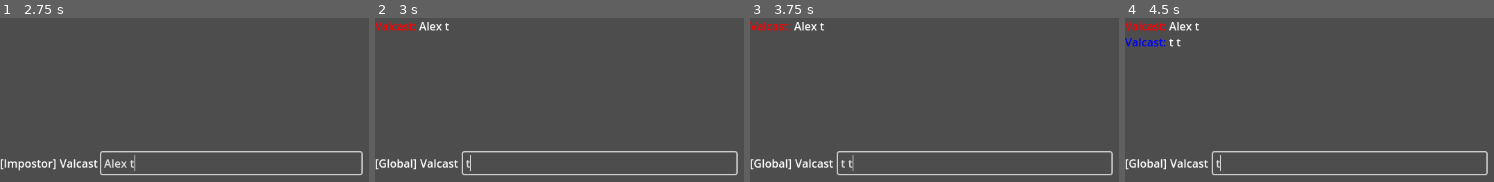
Above: before the commit, frames 1-4 (left to right).
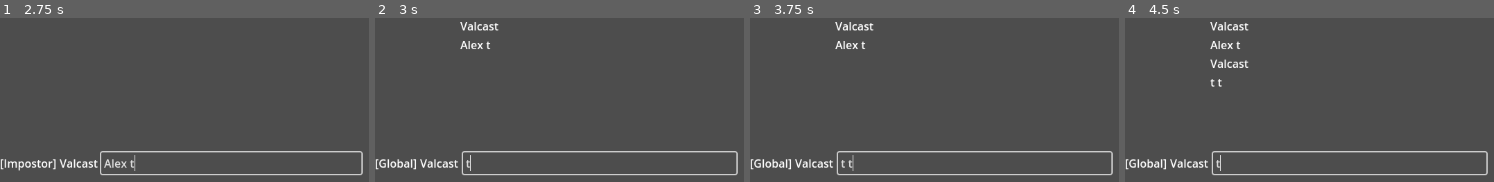
Above: after the commit, the same moments.

Repository: igorzasty2/wzimongus
Game: Godot game, scene res://scenes/ui/chat/chat.tscn
Two runs of this game, one before a commit and one after it. Both use one fixed random seed, a clock stepped at 60 frames per second and the inputs below. The project has no main scene, so this scene is started directly.
Inputs (mouse positions are in pixels of both pictures, inside the frame that each line leads up to):
- Up to frame 1 (2.75 s): tap Enter at 0.5 s; hold Tab (chat_change_group) 0.53-1.25 s; tap T (chat_open) at 0.6, 2.1 s; click (232, 163) at 1.27 s; type "Alex" at 1.35 s; tap Space at 2 s
- Up to frame 2 (3 s): tap Enter at 2.75 s; hold Tab (chat_change_group) from 2.78 s (still down); tap T (chat_open) at 2.85 s
- Up to frame 3 (3.75 s): keep holding Tab (chat_change_group); tap Space at 3.5 s; tap T (chat_open) at 3.6 s
- Up to frame 4 (4.5 s): tap Enter at 4.25 s; release Tab (chat_change_group) at 4.28 s; tap T (chat_open) at 4.35 s

Frame 1 is identical in both runs. In frame 2, 1.1% of the frame differs, in the area x 0-34%, y 2-19%; in frame 3, 1.1%; in frame 4, 1.8%, in the area x 0-34%, y 2-43%.

Commit message:
Add chat message UI and scrollbar functionality

Diff:
--- a/scenes/ui/chat/chat.gd
+++ b/scenes/ui/chat/chat.gd
@@ -1,12 +1,16 @@
 extends Control
 
 
-@onready var chatLogs = get_node("%ChatLog")
 @onready var inputNickname = get_node("%InputNickname")
 @onready var inputGroup = get_node("%InputGroup")
 @onready var inputText = get_node("%InputText")
 @onready var inputContainer = get_node("%InputContainer")
 @onready var timer = get_node("%ChatDisappearTimer")
+@onready var chatLogsScrollContainer = get_node("%ChatLogsScrollbar")
+@onready var chatLogsContainer = get_node("%ChatLogsContainer")
+
+var chatLogsScrollbar
+var max_scroll_length = 0
 
 #* send_message - Wysyła wiadomość do wszystkich graczy
 #* send_system_message - Wysyła systemową wiadomość do wszystkich graczy
@@ -20,10 +24,17 @@
 var currentGroup = 0
 var nickname
 var isImpostor
-var tween
+
+var messageScene = preload("res://scenes/ui/chat/message/message.tscn")
 
 
 func _ready():
+
+	chatLogsScrollbar = chatLogsScrollContainer.get_v_scroll_bar()
+	chatLogsScrollbar.changed.connect(_handle_scrollbar_changed)
+
+
+
 	# TODO: Get nickname from server
 	nickname = "Valcast"
 
@@ -40,7 +51,7 @@
 	if Input.is_action_just_pressed("chat_open"):
 		inputText.grab_focus()
 		inputContainer.show()
-		chatLogs.modulate = Color(1, 1, 1, 1)
+
 
 	if Input.is_action_just_pressed("chat_close"):
 		inputText.release_focus()
@@ -65,18 +76,24 @@
 		return
 
 	if group == 2:
-		chatLogs.modulate = Color(1, 1, 1, 1)
-		chatLogs.text += "%s \n" % message
+		_create_message(message, nickname)
+
 		timer.start()
 
 	else:
-		chatLogs.text += "[color=%s]%s:[/color] %s \n" % [chatGroups[currentGroup]["color"], nickname, message]
-		chatLogs.modulate = Color(1, 1, 1, 1)
+		_create_message(message, nickname)
+
 		timer.start()
 
 
 func send_system_message(message):
 	send_message.rpc(message, 2)
+
+
+func _create_message(message, username):
+	var messageInstance = messageScene.instantiate()
+	chatLogsContainer.add_child(messageInstance)
+	messageInstance.init(username, message)
 
 
 func _on_input_text_text_submitted(new_text):
@@ -96,6 +113,7 @@
 	if inputText.has_focus():
 		return
 
-	tween = create_tween()
-
-	tween.tween_property(chatLogs, "modulate:a", 0, 0.25).set_trans(Tween.TRANS_SINE)
+func _handle_scrollbar_changed():
+	if max_scroll_length != chatLogsScrollbar.max_value:
+		max_scroll_length = chatLogsScrollbar.get_max()
+		chatLogsScrollContainer.scroll_vertical = max_scroll_length
--- a/scenes/ui/chat/chat.tscn
+++ b/scenes/ui/chat/chat.tscn
@@ -21,15 +21,22 @@
 grow_horizontal = 2
 grow_vertical = 2
 
-[node name="ChatLog" type="RichTextLabel" parent="ChatContainer"]
+[node name="ChatLogsScrollbar" type="ScrollContainer" parent="ChatContainer"]
 unique_name_in_owner = true
 layout_mode = 2
 size_flags_vertical = 3
-bbcode_enabled = true
-scroll_active = false
-scroll_following = true
+follow_focus = true
+horizontal_scroll_mode = 3
+vertical_scroll_mode = 3
 
-[node name="ChatDisappearTimer" type="Timer" parent="ChatContainer/ChatLog"]
+[node name="ChatLogsContainer" type="VBoxContainer" parent="ChatContainer/ChatLogsScrollbar"]
+unique_name_in_owner = true
+clip_contents = true
+layout_mode = 2
+size_flags_horizontal = 3
+size_flags_vertical = 3
+
+[node name="ChatDisappearTimer" type="Timer" parent="ChatContainer/ChatLogsScrollbar/ChatLogsContainer"]
 unique_name_in_owner = true
 wait_time = 3.464
 one_shot = true
@@ -56,5 +63,5 @@
 size_flags_horizontal = 3
 flat = true
 
-[connection signal="timeout" from="ChatContainer/ChatLog/ChatDisappearTimer" to="." method="_on_timer_timeout"]
+[connection signal="timeout" from="ChatContainer/ChatLogsScrollbar/ChatLogsContainer/ChatDisappearTimer" to="." method="_on_timer_timeout"]
 [connection signal="text_submitted" from="ChatContainer/InputContainer/InputText" to="." method="_on_input_text_text_submitted"]
--- /dev/null
+++ b/scenes/ui/chat/message/message.gd
@@ -0,0 +1,16 @@
+extends HBoxContainer
+
+
+@onready var username = get_node("%Username")
+@onready var message = get_node("%Message")
+
+func _ready():
+	username.text = "valcast"
+	message.text = "Message"
+
+
+
+func init(usernameText: String, messageText: String):
+
+	username.text = usernameText
+	message.text = messageText
--- /dev/null
+++ b/scenes/ui/chat/message/message.tscn
@@ -0,0 +1,37 @@
+[gd_scene load_steps=2 format=3 uid="uid://delr2y3pedulb"]
+
+[ext_resource type="Script" path="res://scenes/ui/chat/message/message.gd" id="1_0n54r"]
+
+[node name="MessageContainer" type="HBoxContainer"]
+offset_right = 367.0
+offset_bottom = 73.0
+size_flags_horizontal = 3
+script = ExtResource("1_0n54r")
+
+[node name="Avatar" type="TextureRect" parent="."]
+unique_name_in_owner = true
+layout_mode = 2
+size_flags_horizontal = 3
+size_flags_stretch_ratio = 0.3
+
+[node name="VBoxContainer" type="VBoxContainer" parent="."]
+layout_mode = 2
+size_flags_horizontal = 3
+
+[node name="Username" type="RichTextLabel" parent="VBoxContainer"]
+unique_name_in_owner = true
+clip_contents = false
+layout_mode = 2
+size_flags_vertical = 3
+text = "[username]"
+fit_content = true
+scroll_active = false
+
+[node name="Message" type="RichTextLabel" parent="VBoxContainer"]
+unique_name_in_owner = true
+clip_contents = false
+layout_mode = 2
+size_flags_vertical = 3
+text = "[text]"
+fit_content = true
+scroll_active = false
